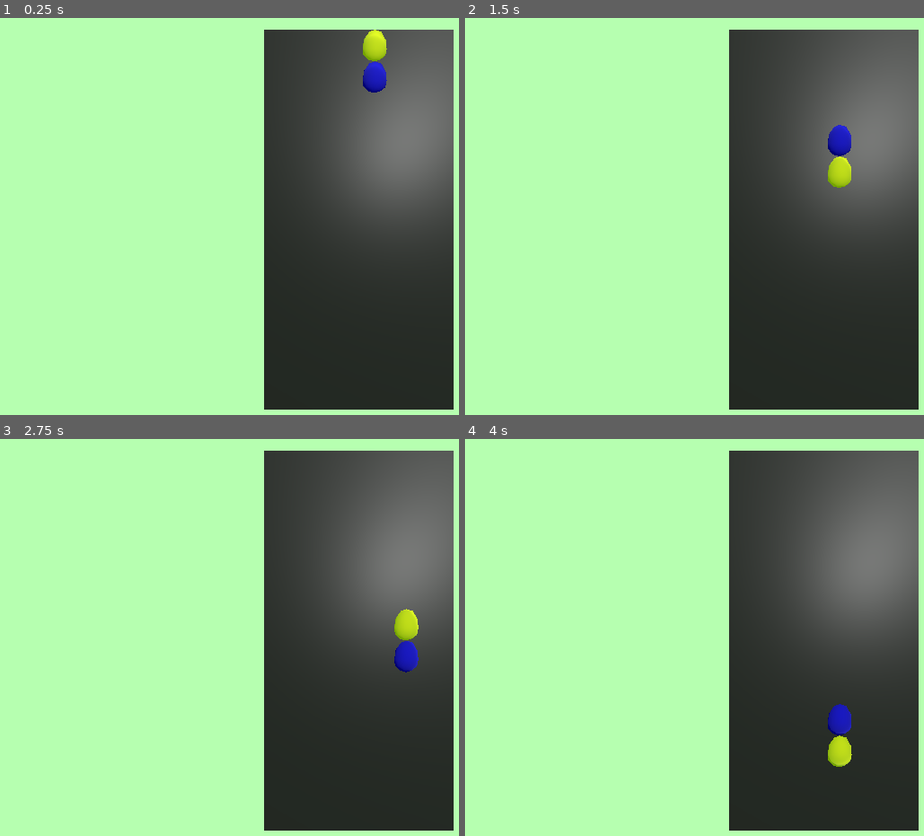
Above: before the commit, frames 1-4 (two rows, left to right).
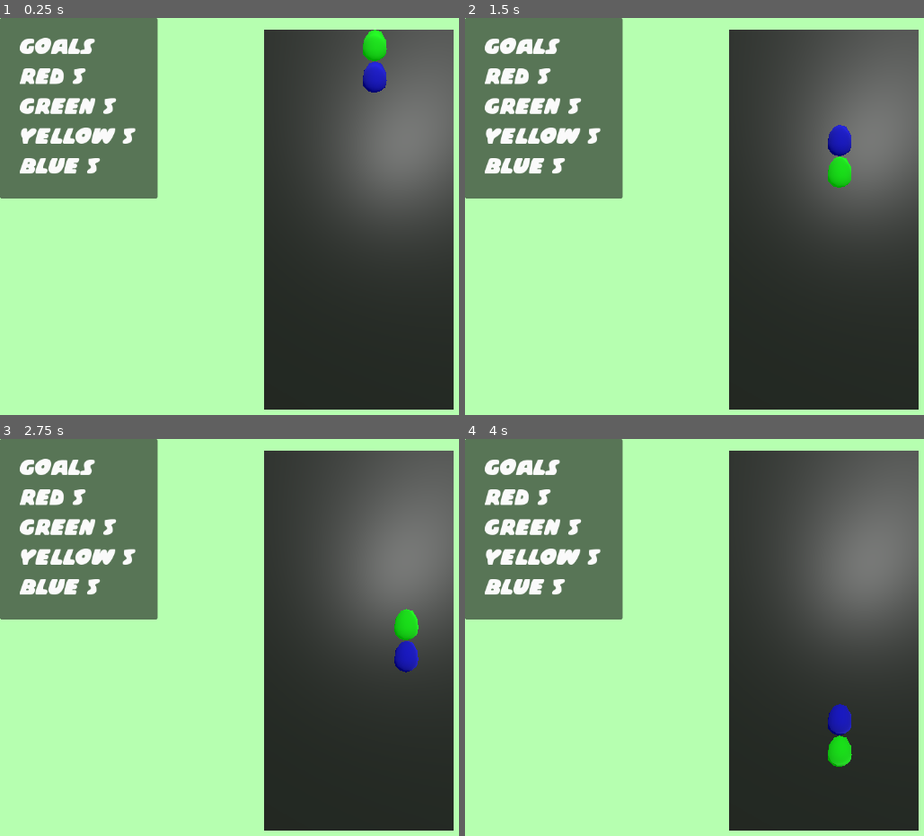
Above: after the commit, the same moments.

Repository: levidsmith/EasterEggCrash
Game: Godot game, scene res://scenes/game.tscn
Two runs of this game, one before a commit and one after it. Both use one fixed random seed, a clock stepped at 60 frames per second and the inputs below.
Inputs:
- Up to frame 1 (0.25 s): no input
- Up to frame 2 (1.5 s): tap Enter at 0.5 s; hold Right (right) 0.53-1.28 s; tap Space (rotate) at 0.6, 1.35 s; hold Left (left) from 1.28 s (still down)
- Up to frame 3 (2.75 s): tap Space (rotate) at 2, 2.1 s; release Left (left) at 2.03 s; hold Right (right) from 2.03 s (still down)
- Up to frame 4 (4 s): tap Space (rotate) at 2.85, 3.6 s; tap Enter at 3.5 s; release Right (right) at 3.53 s; hold Left (left) from 3.53 s (still down)

The runs differ from the first frame. In frame 1, 16% of the frame differs, in the area x 0-85%, y 0-46%; in frame 2, 16%; in frame 3, 16%; in frame 4, 16%.

Commit message:
Knox Game Jam 2026 - game over and level complete states added.  added panels for displaying text.

Diff:
--- a/scenes/game.tscn
+++ b/scenes/game.tscn
@@ -2,10 +2,21 @@
 
 [ext_resource type="Script" uid="uid://bwf10ussfe66m" path="res://scripts/gamemanager.gd" id="1_yqjtg"]
 [ext_resource type="PackedScene" uid="uid://cjte2avqv4hp" path="res://models/background.glb" id="2_lnu2h"]
+[ext_resource type="FontFile" uid="uid://bi5vxhsb5qo2k" path="res://fonts/Casper Comics Solid.ttf" id="3_lnu2h"]
 
 [sub_resource type="Environment" id="Environment_e2o6t"]
 background_mode = 1
 background_color = Color(0.71554327, 1, 0.68987286, 1)
+
+[sub_resource type="Theme" id="Theme_iywne"]
+
+[sub_resource type="Theme" id="Theme_lbhrr"]
+default_font = ExtResource("3_lnu2h")
+default_font_size = 48
+
+[sub_resource type="Theme" id="Theme_lnu2h"]
+default_font = ExtResource("3_lnu2h")
+default_font_size = 128
 
 [node name="Node3D" type="Node3D" unique_id=1484966497]
 
@@ -21,8 +32,75 @@
 transform = Transform3D(0.9627316, -0.11598079, 0.24432841, 0.005088939, 0.91099346, 0.41238946, -0.27041084, -0.395777, 0.8776324, 0, 10.957978, 12.846686)
 light_energy = 0.966
 
-[node name="Node3D" type="Node3D" parent="." unique_id=1208417427]
+[node name="gamemanager" type="Node3D" parent="." unique_id=1208417427]
 script = ExtResource("1_yqjtg")
 
 [node name="background" parent="." unique_id=155580815 instance=ExtResource("2_lnu2h")]
 transform = Transform3D(1, 0, 0, 0, 1, 0, 0, 0, 1, 3, 0, 0)
+
+[node name="PanelGoal" type="Panel" parent="." unique_id=1196022417]
+offset_right = 253.0
+offset_bottom = 290.0
+theme = SubResource("Theme_iywne")
+
+[node name="RichTextLabelGoal" type="RichTextLabel" parent="PanelGoal" unique_id=1636242013]
+layout_mode = 0
+offset_left = 31.0
+offset_top = 19.0
+offset_right = 282.0
+offset_bottom = 300.0
+theme = SubResource("Theme_lbhrr")
+theme_override_colors/default_color = Color(0.9779369, 0.97793704, 0.9779369, 1)
+text = "GOAL
+RED: ?
+GREEN: ?
+YELLOW: ?
+BLUE: ?"
+
+[node name="PanelGameOver" type="Panel" parent="." unique_id=2093952761]
+visible = false
+anchors_preset = 8
+anchor_left = 0.5
+anchor_top = 0.5
+anchor_right = 0.5
+anchor_bottom = 0.5
+offset_left = -332.0
+offset_top = -66.0
+offset_right = 332.0
+offset_bottom = 66.0
+grow_horizontal = 2
+grow_vertical = 2
+
+[node name="RichTextLabelGameOver" type="RichTextLabel" parent="PanelGameOver" unique_id=2005174843]
+layout_mode = 0
+offset_left = 36.0
+offset_top = -7.0
+offset_right = 664.0
+offset_bottom = 144.0
+theme = SubResource("Theme_lnu2h")
+theme_override_colors/default_color = Color(1, 1, 1, 1)
+text = "GAME OVER"
+
+[node name="PanelComplete" type="Panel" parent="." unique_id=558331958]
+visible = false
+anchors_preset = 8
+anchor_left = 0.5
+anchor_top = 0.5
+anchor_right = 0.5
+anchor_bottom = 0.5
+offset_left = -333.0
+offset_top = -65.5
+offset_right = 333.0
+offset_bottom = 65.5
+grow_horizontal = 2
+grow_vertical = 2
+
+[node name="RichTextLabelComplete" type="RichTextLabel" parent="PanelComplete" unique_id=196472106]
+layout_mode = 0
+offset_left = 56.0
+offset_top = -7.0
+offset_right = 684.0
+offset_bottom = 144.0
+theme = SubResource("Theme_lnu2h")
+theme_override_colors/default_color = Color(1, 1, 1, 1)
+text = "COMPLETE"
--- a/scripts/gamemanager.gd
+++ b/scripts/gamemanager.gd
@@ -7,8 +7,6 @@
 var egg1
 var egg2
 
-var board_color = []
-var board_crash = []
 var board_eggs = []
 
 const BOARD_ROWS = 12
@@ -16,45 +14,32 @@
 
 var isGameOver = true
 
+var goal = {"red": 5, "green": 5, "yellow": 5, "blue": 5}
+
 
 # Called when the node enters the scene tree for the first time.
 func _ready() -> void:
 	_spawn_eggs()
 
 	for i in range(BOARD_ROWS * BOARD_COLS):
-		board_color.append(0)
-		board_crash.append(false)
 		board_eggs.append(null)
 
 	isGameOver = false
 
-
 	pass # Replace with function body.
 
-func set_egg(col: int, row: int, color: int, crash: bool, egg: Node3D):
+func set_egg(col: int, row: int, egg: Node3D):
 	var i = row * BOARD_COLS + col
-	if i < board_color.size() and i >= 0:
-		board_color[i] = color
-		board_crash[i] = crash
+	if i < board_eggs.size() and i >= 0:
 		board_eggs[i] = egg
 
 	if row > BOARD_ROWS - 1:
 		isGameOver = true
 		print("Game Over")
+		var panel_gameover = get_node("/root/Node3D/PanelGameOver")
+		panel_gameover.visible = true
 
-func get_egg_color(col: int, row: int) -> int:
-	var i = row * BOARD_COLS + col
-	if i < board_color.size() and i >= 0:
-		return board_color[i]
-	else:
-		return -1
 
-func get_egg_crash(col: int, row: int) -> bool:
-	var i = row * BOARD_COLS + col
-	if i < board_crash.size() and i >= 0:
-		return board_crash[i]
-	else:
-		return false
 
 func get_egg(col: int, row: int) -> Node3D:
 	var i = row * BOARD_COLS + col
@@ -70,11 +55,11 @@
 	if isGameOver:
 		return
 
-	if (Input.is_action_just_pressed("left") and egg1.col > 0 and egg2.col > 0 and get_egg_color(egg1.col - 1, egg1.row) == 0 and get_egg_color(egg2.col - 1, egg2.row) == 0):
+	if (Input.is_action_just_pressed("left") and egg1.col > 0 and egg2.col > 0 and get_egg(egg1.col - 1, egg1.row) == null and get_egg(egg2.col - 1, egg2.row) == null):
 		egg1.col -= 1
 		egg2.col -= 1
 
-	if (Input.is_action_just_pressed("right") and egg1.col < BOARD_COLS - 1 and egg2.col < BOARD_COLS - 1  and get_egg_color(egg1.col + 1, egg1.row) == 0 and get_egg_color(egg2.col + 1, egg2.row) == 0):
+	if (Input.is_action_just_pressed("right") and egg1.col < BOARD_COLS - 1 and egg2.col < BOARD_COLS - 1  and get_egg(egg1.col + 1, egg1.row) == null and get_egg(egg2.col + 1, egg2.row) == null):
 		egg1.col += 1
 		egg2.col += 1
 
@@ -100,6 +85,9 @@
 			egg2.row = next_row
 			egg2.col = next_col
 
+	var label_goal = get_node("/root/Node3D/PanelGoal/RichTextLabelGoal")
+	label_goal.text = "GOALS\nRED %d\nGREEN %d\nYELLOW %d\nBLUE %d" % [goal["red"], goal["green"], goal["yellow"], goal["blue"]]
+
 
 	drop_countdown -= delta
 	if (drop_countdown <= 0 or Input.is_action_just_pressed("down")):
@@ -107,22 +95,22 @@
 
 		if egg1.row == 0 or egg2.row == 0:
 			#add to board and spawn new eggs
-			set_egg(egg1.col, egg1.row, egg1.color, egg1.isCrash, egg1)
-			set_egg(egg2.col, egg2.row, egg2.color, egg2.isCrash, egg2)
+			set_egg(egg1.col, egg1.row, egg1)
+			set_egg(egg2.col, egg2.row, egg2)
 			doCrash()
 			_spawn_eggs()
-		elif get_egg_color(egg1.col, egg1.row - 1) > 0 or get_egg_color(egg2.col, egg2.row - 1) > 0:
+		elif get_egg(egg1.col, egg1.row - 1) != null or get_egg(egg2.col, egg2.row - 1) != null:
 			var egg1_row_drop = egg1.row
-			while egg1_row_drop > 0 and get_egg_color(egg1.col, egg1_row_drop - 1) == 0 and not (egg1.row - 1 == egg2.row and egg1.col == egg2.col):
+			while egg1_row_drop > 0 and get_egg(egg1.col, egg1_row_drop - 1) == null and not (egg1.row - 1 == egg2.row and egg1.col == egg2.col):
 				egg1_row_drop -= 1
 			egg1.row = egg1_row_drop
-			set_egg(egg1.col, egg1.row, egg1.color, egg1.isCrash, egg1)
+			set_egg(egg1.col, egg1.row, egg1)
 
 			var egg2_row_drop = egg2.row
-			while egg2_row_drop > 0 and get_egg_color(egg2.col, egg2_row_drop - 1) == 0 and not (egg2.row - 1 == egg1.row and egg2.col == egg1.col):
+			while egg2_row_drop > 0 and get_egg(egg2.col, egg2_row_drop - 1) == null and not (egg2.row - 1 == egg1.row and egg2.col == egg1.col):
 				egg2_row_drop -= 1
 			egg2.row = egg2_row_drop
-			set_egg(egg2.col, egg2.row, egg2.color, egg2.isCrash, egg2)
+			set_egg(egg2.col, egg2.row, egg2)
 			doCrash()
 			_spawn_eggs()
 		else:
@@ -158,25 +146,48 @@
 			var egg = get_egg(j, i)
 			if egg != null and egg.isCrash:
 				egg.destroy()
-				set_egg(j, i, 0, false, null)
+				set_egg(j, i, null)
 				var eggNext
 
 				eggNext = get_egg(j + 1, i)
 				if eggNext != null and eggNext.color == egg.color:
+					updateGoal(eggNext.color)
 					eggNext.destroy()
-					set_egg(j + 1, i, 0, false, null)
+					set_egg(j + 1, i, null)
 
 				eggNext = get_egg(j - 1, i)
 				if eggNext != null and eggNext.color == egg.color:
+					updateGoal(eggNext.color)
 					eggNext.destroy()
-					set_egg(j - 1, i, 0, false, null)
+					set_egg(j - 1, i, null)
 
 				eggNext = get_egg(j, i + 1)
 				if eggNext != null and eggNext.color == egg.color:
+					updateGoal(eggNext.color)
 					eggNext.destroy()
-					set_egg(j, i + 1, 0, false, null)
+					set_egg(j, i + 1, null)
 
 				eggNext = get_egg(j, i - 1)
 				if eggNext != null and eggNext.color == egg.color:
+					updateGoal(eggNext.color)
 					eggNext.destroy()
-					set_egg(j, i + 1, 0, false, null)
+					set_egg(j, i - 1, null)
+
+func updateGoal(c):
+	match c:
+		1:
+			if goal["red"] > 0:
+				goal["red"] -= 1
+		2:
+			if goal["green"] > 0:
+				goal["green"] -= 1
+		3:
+			if goal["yellow"] > 0:
+				goal["yellow"] -= 1
+		4:
+			if goal["blue"] > 0:
+				goal["blue"] -= 1
+
+	if goal["red"] == 0 and goal["green"] == 0 and goal["yellow"] == 0 and goal["blue"] == 0:
+		var panel_complete = get_node("/root/Node3D/PanelComplete")
+		panel_complete.visible = true
Binary file added: fonts/Casper Comics Solid.ttf
Not shown, added: fonts/Casper Comics Solid.ttf.import
Not shown, added: scenes/game.tscn1448072374.tmp
Not shown, added: scenes/game.tscn725428810.tmp
